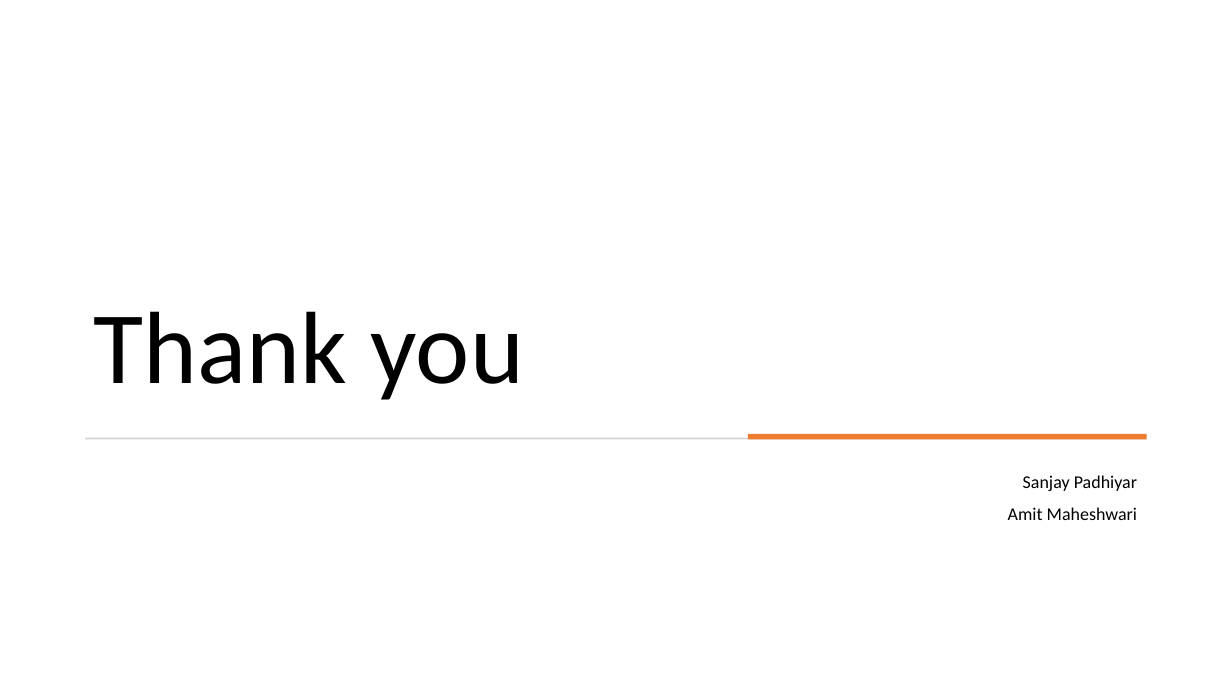
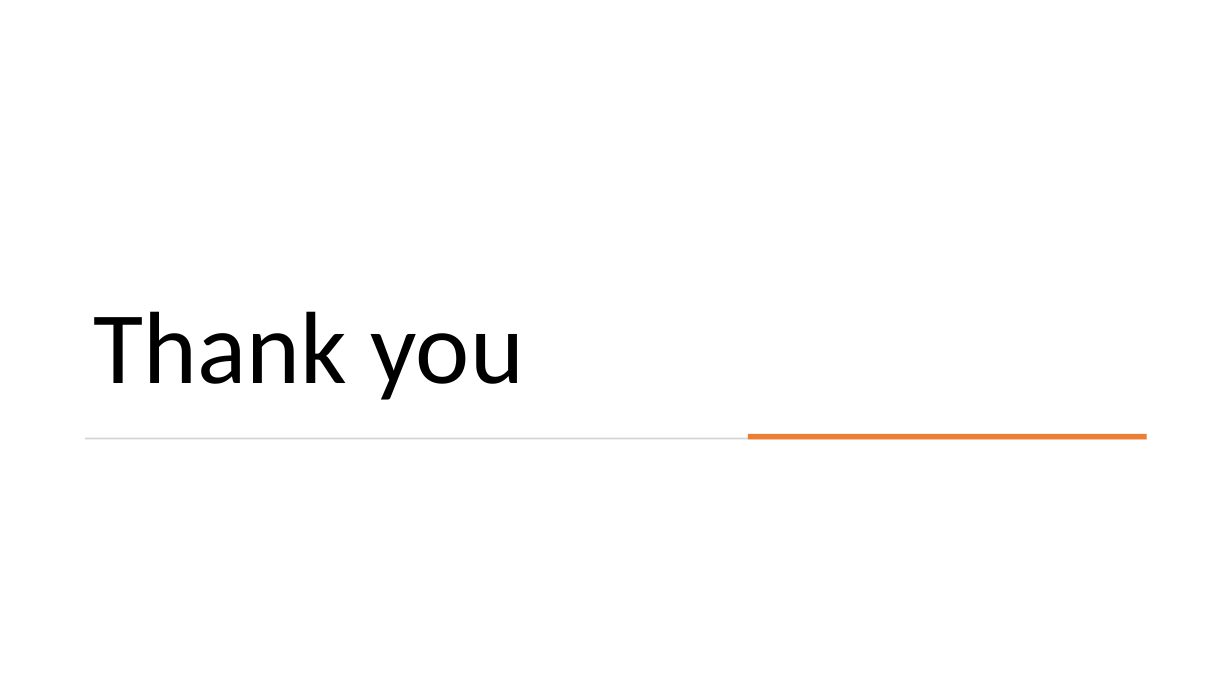
Before and after one commit to anutural/distributor-and-inventory, a slide deck: slide 9 of Docs/Reaprich Progress Review.pptx. Drawn at 1232x693 pixels with LibreOffice and Linux fonts; fonts in the diff are those of the drawing. Boxes give left, top, right and bottom in pixels: in the first picture for what was removed or moved away, otherwise in the second. Text is boxed around its words. In the diff, an @@ line names an element or a change of style, - is before the commit and + after.

```diff
--- a/Docs/Reaprich Progress Review.pptx
+++ b/Docs/Reaprich Progress Review.pptx
@@ text removed at bbox=[1008, 475, 1137, 520] @@
-Sanjay Padhiyar
-Amit Maheshwari
```
Also in this commit, not shown: 1 other slide changed, 2 other files.
